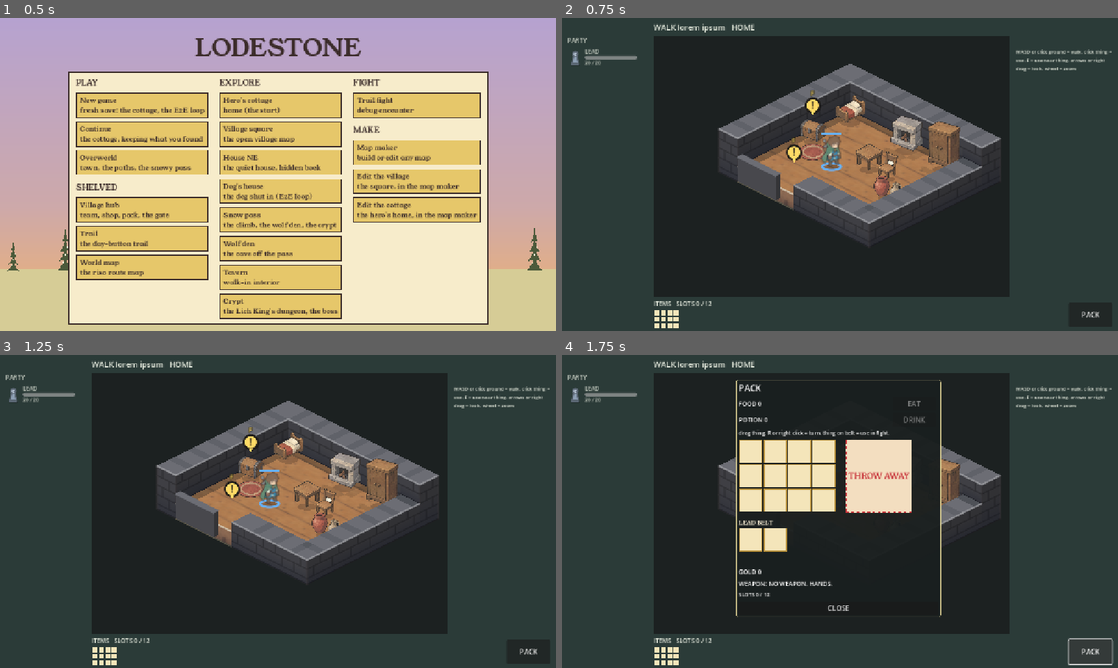
Above: before the commit, frames 1-4 (two rows, left to right).
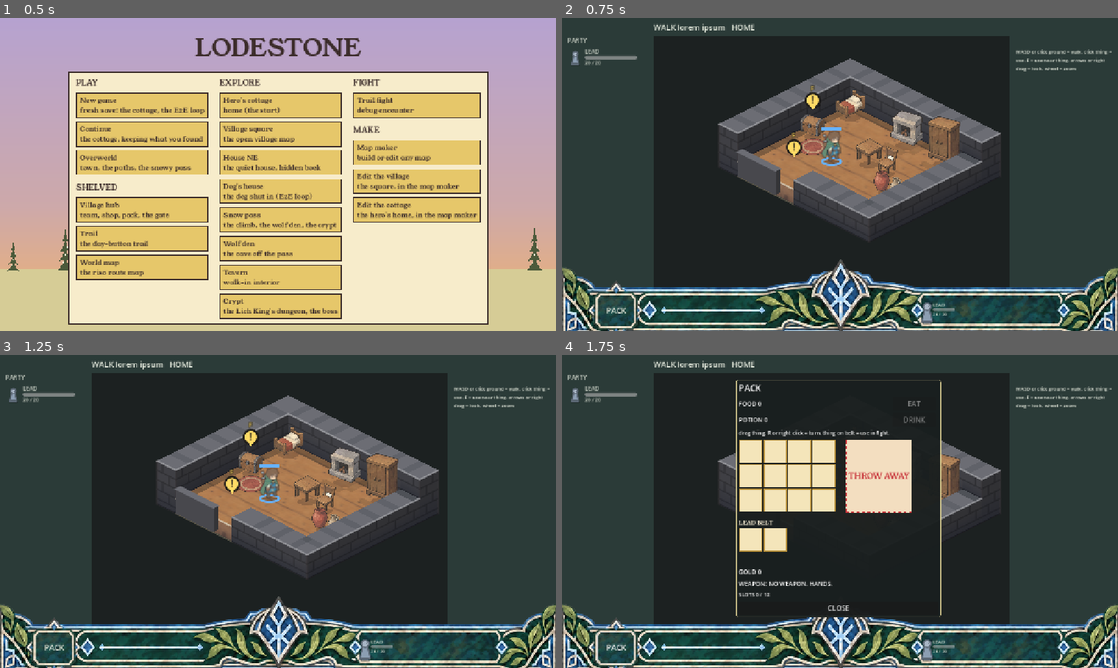
Above: after the commit, the same moments.

Repository: BrandonSigil/lodestone
Game: Godot game, scene res://scenes/launch.tscn
Two runs of this game, one before a commit and one after it. Both use one fixed random seed, a clock stepped at 60 frames per second and the inputs below.
Inputs:
- Up to frame 1 (0.5 s): no input
- Up to frame 2 (0.75 s): click "Hero's cottage home (the star…" at 0.5 s
- Up to frame 3 (1.25 s): no input
- Up to frame 4 (1.75 s): click "PACK" at 1.25 s

Frame 1 is identical in both runs. In frame 2, 18% of the frame differs, in the area x 0-100%, y 12-100%; in frame 3, 18%; in frame 4, 11%.

Commit message:
Bottom leaf frame on explore maps and the overworld walk
Brandon's frame_bottom art scaled to the screen width: PACK in the left
square, the party with HP in the right panel, the long bar and diamond
left bare. Map clicks stop at the band; the overworld map fits above
the diamond. LODESTONE sits above the frame on the right.

Co-Authored-By: Claude Opus 5.5 <noreply@anthropic.com>

Diff:
--- a/game/scripts/explore/explore_scene.gd
+++ b/game/scripts/explore/explore_scene.gd
@@ -126,6 +126,7 @@
 
 	hud = FrameHud.new()
 	add_child(hud)
+	hud.use_leaf_frame()
 	_ui = CanvasLayer.new()
 	_ui.layer = 4
 	add_child(_ui)
@@ -1118,7 +1119,7 @@
 			"note": Txt.t("TAG_SPOOKED") if u.spooked else ""})
 	hud.set_party(entries)
 	hud.set_pack(Game.run.pack)
-	var tools := [{"text": Txt.t("UI_PACK"), "cb": _open_menu.bind("pack")}]
+	var tools := [{"id": "pack", "text": Txt.t("UI_PACK"), "cb": _open_menu.bind("pack")}]
 	if Game.has_flag("has_lodestone"):
 		tools.append({"text": Txt.t("UI_LODESTONE"), "cb": _open_menu.bind("lodestone"), "glow": Game.pending_picks() > 0})
 	hud.set_tools(tools)
--- a/game/scripts/overworld/overworld_scene.gd
+++ b/game/scripts/overworld/overworld_scene.gd
@@ -43,6 +43,7 @@
 		Game.travel = {"at": "town"}
 	hud = FrameHud.new()
 	add_child(hud)
+	hud.use_leaf_frame()
 	_ui = CanvasLayer.new()
 	_ui.layer = 4
 	add_child(_ui)
@@ -272,7 +273,7 @@
 # --- drawing --------------------------------------------------------------------------------------
 
 func _view() -> Dictionary:
-	var r := hud.center_rect()
+	var r := hud.clear_rect()
 	var k := minf(r.size.x / SIZE.x, r.size.y / SIZE.y)
 	return {"k": k, "o": r.get_center() - SIZE * k * 0.5}
 
@@ -483,7 +484,7 @@
 func _refresh_hud() -> void:
 	hud.set_party(FrameHud.party_entries_from_run(Game.run))
 	hud.set_pack(Game.run.pack)
-	var tools := [{"text": Txt.t("UI_PACK"), "cb": _open_menu.bind("pack")}]
+	var tools := [{"id": "pack", "text": Txt.t("UI_PACK"), "cb": _open_menu.bind("pack")}]
 	if Game.has_flag("has_lodestone"):
 		tools.append({"text": Txt.t("UI_LODESTONE"), "cb": _open_menu.bind("lodestone"), "glow": Game.pending_picks() > 0})
 	hud.set_tools(tools)
--- a/game/scripts/ui/frame_hud.gd
+++ b/game/scripts/ui/frame_hud.gd
@@ -9,6 +9,14 @@
 const TOP_H := 40.0
 const BOTTOM_H := 78.0
 const PACK_CELL := 15.0  ## the bottom bar's copy of the pack grid
+## Brandon's leaf frame ([USER] 2026-10-29), and spots in its own pixels (2000 x 261).
+const LEAF_ART := "res://art/source/ui/frame_bottom.webp"
+const LEAF_BAND_TOP := 102.0  ## the solid band starts here; above it only leaves and the diamond poke up
+const LEAF_PACK := Rect2(128, 133, 130, 108)  ## inside the left square's rim: the inventory button
+const LEAF_PARTY := Rect2(1295, 132, 495, 104)  ## inside the right panel's rim: the party, up to 4
+const LEAF_PARTY_MAX := 4
+const LEAF_DECOR_TOP := 50.0  ## the corner leaves reach up to here; buttons above the frame sit higher
+const LEAF_DIAMOND_TOP := 2.0  ## the centre diamond's tip
 const FRAME := Color(0.17, 0.23, 0.22)
 const PANEL := Color(0.23, 0.29, 0.28)
 const INK := Color(0.9, 0.92, 0.87)
@@ -20,6 +28,15 @@
 var side: VBoxContainer
 var tools_box: HBoxContainer  ## bottom-right buttons: PACK, and the Lodestone once it is found
 var root: Control
+var bottom_h := BOTTOM_H  ## the bottom border; the leaf frame's band is taller
+var clear_h := BOTTOM_H  ## the bottom border plus whatever art pokes above it (the leaf frame's diamond)
+var leaf: Control = null  ## the leaf frame along the bottom (explore maps and the overworld walk), or null
+var leaf_pack: Button
+var leaf_party: HBoxContainer
+var _leaf_art: TextureRect
+var _leaf_block: Control
+var _leaf_pack_cb := Callable()
+var _border: StyleBoxFlat
 
 
 func _init() -> void:
@@ -40,6 +57,7 @@
 	sb.set_border_width(SIDE_TOP, int(TOP_H))
 	sb.set_border_width(SIDE_BOTTOM, int(BOTTOM_H))
 	border.add_theme_stylebox_override("panel", sb)
+	_border = sb
 	root.add_child(border)
 
 	top_label = _label("", 18)
@@ -96,7 +114,106 @@
 ## The play area inside the border, in viewport coordinates.
 func center_rect() -> Rect2:
 	var vs := root.get_viewport_rect().size
-	return Rect2(LEFT_W, TOP_H, vs.x - LEFT_W - RIGHT_W, vs.y - TOP_H - BOTTOM_H)
+	return Rect2(LEFT_W, TOP_H, vs.x - LEFT_W - RIGHT_W, vs.y - TOP_H - bottom_h)
+
+
+## The play area with nothing drawn over it: center_rect less the art that pokes above the bottom band.
+## For screens laid out to fit (the overworld map); a scrolling map can run under the leaves.
+func clear_rect() -> Rect2:
+	var r := center_rect()
+	r.size.y -= clear_h - bottom_h
+	return r
+
+
+## Swaps the bottom bar for Brandon's leaf frame: the band scaled to the screen width, the inventory
+## button in its left square, the party in its right panel. The long bar and the centre diamond stay
+## bare art for now (the Lodestone medallion goes in the diamond later). Clicks on the band don't reach
+## the map. set_tools gives the entry with "id": "pack" to the square; the rest sit above the frame.
+func use_leaf_frame() -> void:
+	if leaf != null:
+		return
+	leaf = Control.new()
+	leaf.set_anchors_preset(Control.PRESET_FULL_RECT)
+	leaf.mouse_filter = Control.MOUSE_FILTER_IGNORE
+	root.add_child(leaf)
+	_leaf_block = Control.new()
+	_leaf_block.mouse_filter = Control.MOUSE_FILTER_STOP
+	leaf.add_child(_leaf_block)
+	_leaf_art = TextureRect.new()
+	_leaf_art.texture = load(LEAF_ART)
+	_leaf_art.expand_mode = TextureRect.EXPAND_IGNORE_SIZE
+	_leaf_art.stretch_mode = TextureRect.STRETCH_SCALE
+	_leaf_art.mouse_filter = Control.MOUSE_FILTER_IGNORE
+	leaf.add_child(_leaf_art)
+	leaf_pack = Button.new()
+	leaf_pack.text = Txt.t("UI_PACK")
+	leaf_pack.flat = true
+	leaf_pack.add_theme_color_override("font_color", INK)
+	leaf_pack.add_theme_font_size_override("font_size", 18)
+	leaf_pack.pressed.connect(func() -> void:
+		if _leaf_pack_cb.is_valid():
+			_leaf_pack_cb.call())
+	leaf.add_child(leaf_pack)
+	leaf_party = HBoxContainer.new()
+	leaf_party.add_theme_constant_override("separation", 4)
+	leaf_party.mouse_filter = Control.MOUSE_FILTER_IGNORE
+	leaf.add_child(leaf_party)
+	slots_label.visible = false
+	slots_box.visible = false
+	leaf.resized.connect(_layout_leaf)
+	_layout_leaf()
+
+
+func _layout_leaf() -> void:
+	var vs := leaf.size if leaf.size.x > 0.0 else root.get_viewport_rect().size
+	var art := _leaf_art.texture.get_size()
+	var s := vs.x / art.x
+	var top := vs.y - art.y * s
+	_leaf_art.position = Vector2(0, top)
+	_leaf_art.size = art * s
+	bottom_h = (art.y - LEAF_BAND_TOP) * s
+	clear_h = (art.y - LEAF_DIAMOND_TOP) * s
+	_leaf_block.position = Vector2(0, vs.y - bottom_h)
+	_leaf_block.size = Vector2(vs.x, bottom_h)
+	leaf_pack.position = Vector2(0, top) + LEAF_PACK.position * s
+	leaf_pack.size = LEAF_PACK.size * s
+	leaf_party.position = Vector2(0, top) + LEAF_PARTY.position * s
+	leaf_party.size = LEAF_PARTY.size * s
+	for c in leaf_party.get_children():
+		(c as Control).custom_minimum_size.x = leaf_party.size.x / LEAF_PARTY_MAX - 4.0
+	_border.set_border_width(SIDE_BOTTOM, int(bottom_h))
+	_pin(party_box, 0, 0, 0, 1, 12, TOP_H, LEFT_W - 12, -bottom_h)
+	var clear := (art.y - LEAF_DECOR_TOP) * s + 6.0
+	_pin(tools_box, 1, 1, 1, 1, -RIGHT_W + 14, -clear - 52, -14, -clear)
+	_pin(side, 1, 0, 1, 1, -RIGHT_W + 14, TOP_H, -14, -clear - 58)
+
+
+## One member in the leaf frame's party panel: pawn, name, HP bar and numbers.
+func _leaf_member(e: Dictionary) -> Control:
+	var box := HBoxContainer.new()
+	box.add_theme_constant_override("separation", 2)
+	box.mouse_filter = Control.MOUSE_FILTER_IGNORE
+	box.custom_minimum_size.x = leaf_party.size.x / LEAF_PARTY_MAX - 4.0
+	var icon := PawnIcon.new()
+	icon.tint = e.tint
+	icon.dim = e.hp <= 0
+	icon.custom_minimum_size = Vector2(22, 30)
+	box.add_child(icon)
+	var col := VBoxContainer.new()
+	col.add_theme_constant_override("separation", 0)
+	col.alignment = BoxContainer.ALIGNMENT_CENTER
+	col.size_flags_horizontal = Control.SIZE_EXPAND_FILL
+	col.add_child(_label(e.name, 11))
+	var bar := ProgressBar.new()
+	bar.max_value = e.max_hp
+	bar.value = e.hp
+	bar.show_percentage = false
+	bar.custom_minimum_size = Vector2(44, 6)
+	bar.mouse_filter = Control.MOUSE_FILTER_IGNORE
+	col.add_child(bar)
+	col.add_child(_label("%d / %d%s" % [e.hp, e.max_hp, ("  " + e.note) if e.get("note", "") != "" else ""], 10))
+	box.add_child(col)
+	return box
 
 
 ## entries: [{"name": String, "hp": int, "max_hp": int, "tint": Color, "note": String}]
@@ -124,6 +241,11 @@
 		col.add_child(_label(hp_text, 11))
 		row.add_child(col)
 		party_box.add_child(row)
+	if leaf != null:
+		for c in leaf_party.get_children():
+			c.queue_free()
+		for e in entries.slice(0, LEAF_PARTY_MAX):
+			leaf_party.add_child(_leaf_member(e))
 
 
 ## The party pack along the bottom: a small copy of the grid, and what's in it in words.
@@ -153,6 +275,9 @@
 	for c in tools_box.get_children():
 		c.queue_free()
 	for e: Dictionary in entries:
+		if leaf != null and e.get("id", "") == "pack":
+			_leaf_pack_cb = e.cb
+			continue
 		var b := Button.new()
 		b.text = e.text
 		b.custom_minimum_size = Vector2(100, 52)
--- a/game/tests/test_loop.gd
+++ b/game/tests/test_loop.gd
@@ -348,3 +348,27 @@
 	eq(TravelRules.route(paths, nodes, "a", "c", []), [] as Array[String], "can't walk past b before it's done")
 	eq(TravelRules.route(paths, nodes, "a", "b", []), ["a", "b"] as Array[String], "but can walk to it")
 	eq(TravelRules.route(paths, nodes, "a", "c", ["beat_b"]), ["a", "b", "c"] as Array[String], "and past it once it's done")
+
+
+## [USER] 2026-10-29: Brandon's leaf frame along the bottom: the inventory button in the left square, the
+## party in the right panel, and the map's click area kept clear of the band.
+func test_leaf_frame_holds_pack_and_party() -> void:
+	var tree := Engine.get_main_loop() as SceneTree
+	var hud := FrameHud.new()
+	tree.root.add_child(hud)
+	hud.use_leaf_frame()
+	hud._layout_leaf()
+	var vs := hud.root.get_viewport_rect().size
+	var s := vs.x / 2000.0
+	ok(absf(hud.bottom_h - (261.0 - FrameHud.LEAF_BAND_TOP) * s) < 0.5, "the band is the bottom border")
+	ok(hud.center_rect().end.y <= vs.y - hud.bottom_h + 0.5, "the map stops at the band")
+	ok(hud.clear_rect().end.y < hud.center_rect().end.y, "a fitted map also clears the diamond")
+	var pressed := [0]
+	hud.set_tools([{"id": "pack", "text": "PACK", "cb": func() -> void: pressed[0] += 1}, {"text": "STONE", "cb": func() -> void: pass}])
+	hud.leaf_pack.pressed.emit()
+	eq(pressed[0], 1, "the left square opens PACK")
+	eq(hud.tools_box.get_child_count(), 1, "only the other tools sit above the frame")
+	hud.set_party([{"name": "A", "hp": 3, "max_hp": 5, "tint": Color.RED}, {"name": "B", "hp": 0, "max_hp": 5, "tint": Color.BLUE}])
+	eq(hud.leaf_party.get_child_count(), 2, "the party in the right panel")
+	ok(Rect2(Vector2.ZERO, vs).encloses(Rect2(hud.leaf_pack.position, hud.leaf_pack.size)), "the button is on screen")
+	hud.free()
--- a/game/tools/e2e_play_steps.gd
+++ b/game/tools/e2e_play_steps.gd
@@ -36,7 +36,7 @@
 	_check(game.run.item_count("rope") == 1 and game.run.food >= 8, "rope and food in the pack")
 	await _use(s, "statue", "OPT_TAKE_STONE")
 	_check(game.has_flag("has_lodestone"), "the Lodestone is taken")
-	_check(s.hud.tools_box.get_child_count() >= 2, "the Lodestone button is on the bar")
+	_check(s.hud.tools_box.get_children().any(func(b: Node) -> bool: return (b as Button).text == Txt.t("UI_LODESTONE")), "the Lodestone button is on the bar")
 	await _use(s, "dog_window", "OPT_CLIMB_IN")
 
 	s = await _explore("house_dog")
Not shown, added: game/art/source/ui/frame_bottom.webp.import
Not shown, changed: docs/decisions.md
Not shown, changed: docs/systems/explore.md
Not shown, changed: docs/systems/overworld.md
